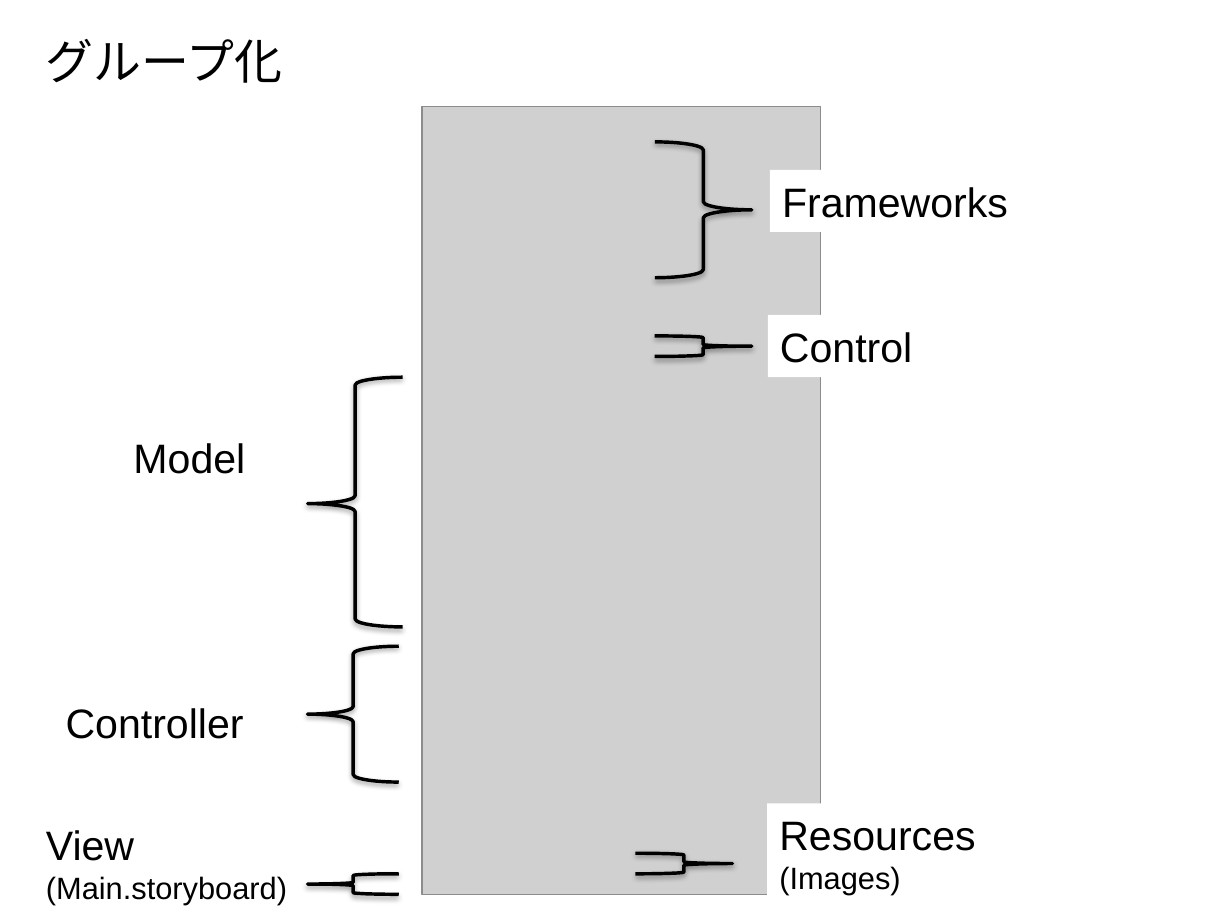
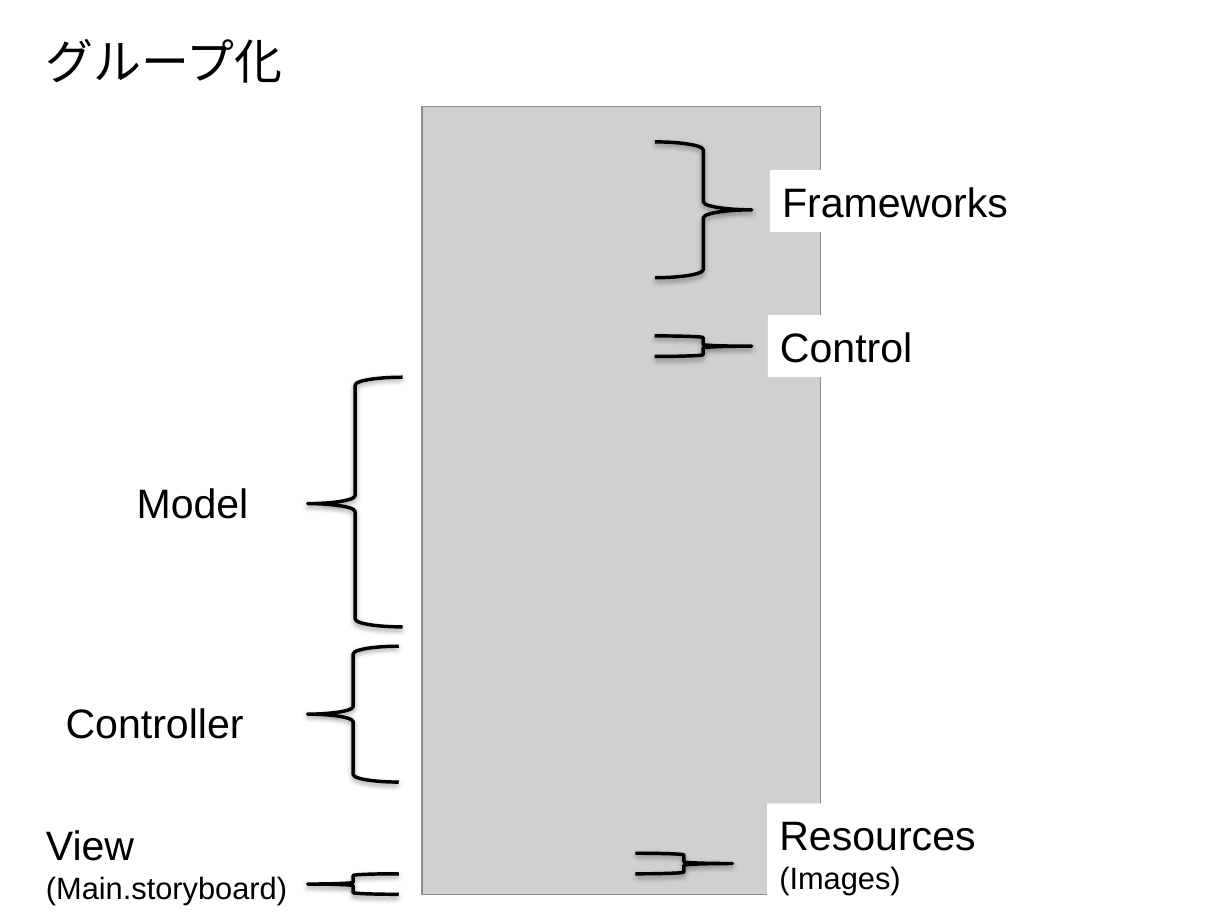
Before and after one commit to furuya02/ToDoApp, a slide deck: slide 3 of doc/ToDoApp.pptx. Drawn at 1232x924 pixels with LibreOffice and Linux fonts; fonts in the diff are those of the drawing; grey boxes stand for pictures. Boxes give left, top, right and bottom in pixels: in the first picture for what was removed or moved away, otherwise in the second. Text is boxed around its words. In the diff, an @@ line names an element or a change of style, - is before the commit and + after.

```diff
--- a/doc/ToDoApp.pptx
+++ b/doc/ToDoApp.pptx
@@ text "Model": place and size @@
-text "Model" at (133, 443, 245, 474)
+text "Model" at (137, 488, 249, 519)
```
Also in this commit, not shown: 16 other slides changed, 3 slides added, 4 slides removed, 4 other files.
